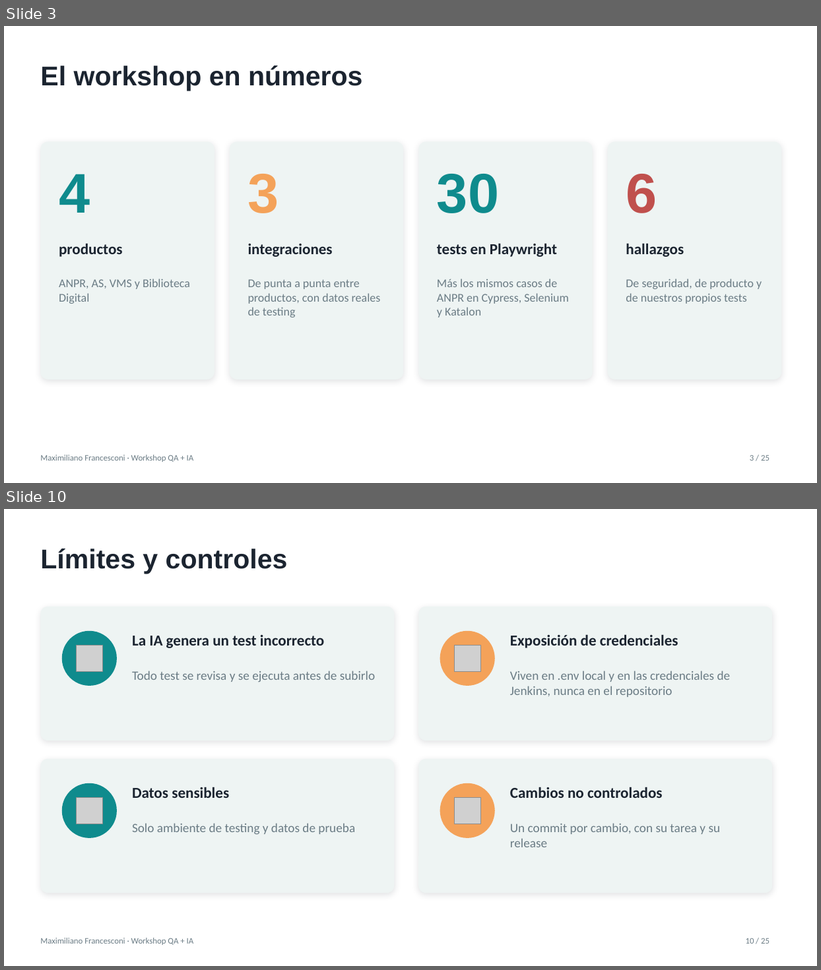
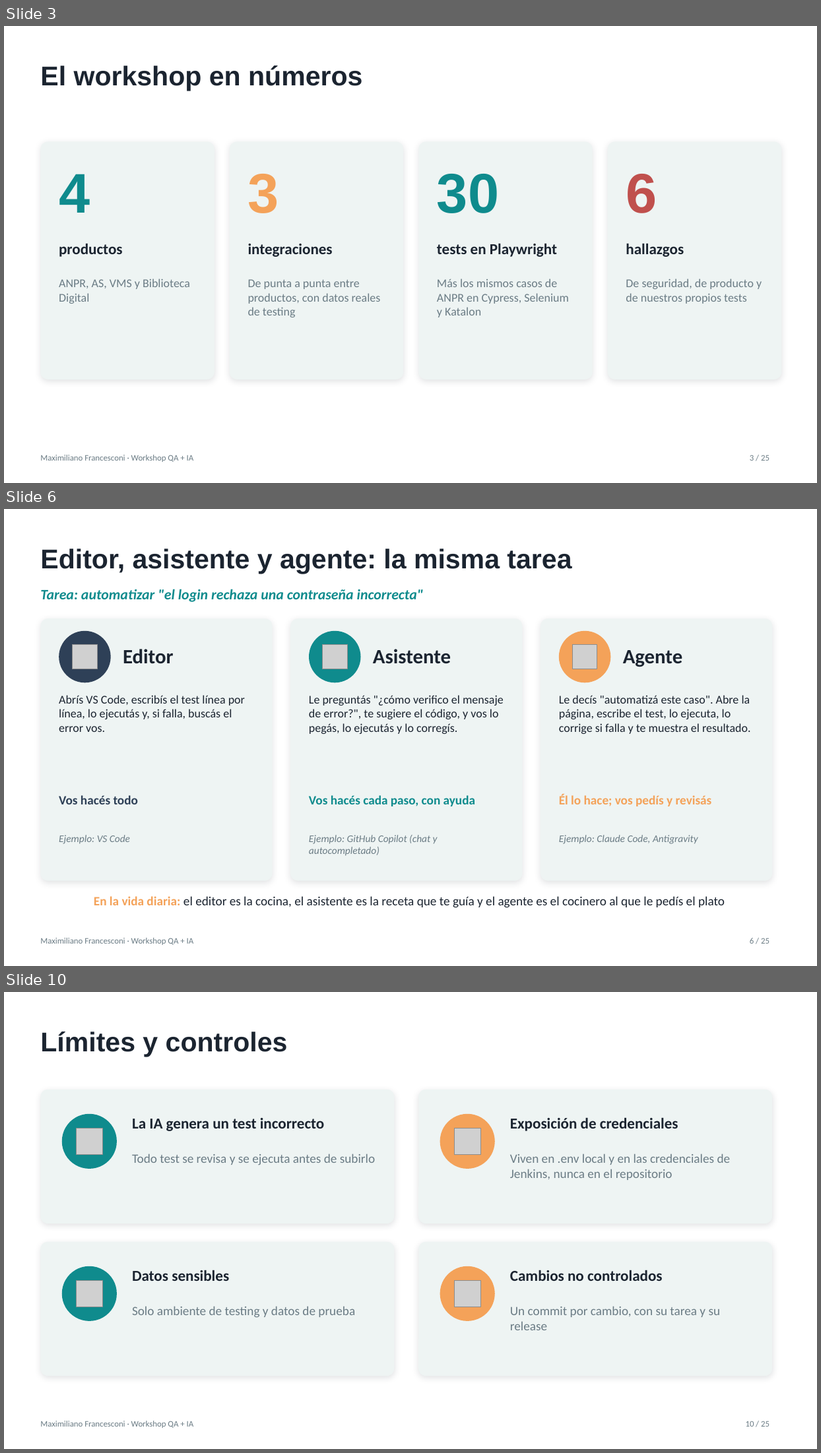
Before and after one commit to maximilianofni/qa-ai-workshop, a slide deck: docs/Workshop-QA-IA.pptx. Shown one above the other, each under a label of ours: slides 3 and 10 before the commit, slides 3, 6 and 10 after it; the slides between them are not shown. The pictures are 821x970 and 821x1453 pixels, drawn with LibreOffice and Linux fonts; fonts in the diff are those of the drawing; grey boxes stand for pictures. Boxes give left, top, right and bottom in pixels: in the first picture for what was removed or moved away, otherwise in the second. Text is boxed around its words. In the diff, an @@ line names an element or a change of style, - is before the commit and + after.

```diff
--- a/docs/Workshop-QA-IA.pptx
+++ b/docs/Workshop-QA-IA.pptx
@@ slide 6 added at [4,509,817,966], background #FFFFFF; not listed: 2 template elements that a slide beside it also shows @@
@@ title added at [40,549,572,574], 32 pt, text #1B2430, bold @@
+Editor, asistente y agente: la misma tarea
@@ text added at [40,589,424,602], 17 pt, text #0F8B8D, bold, italic @@
+Tarea: automatizar "el login rechaza una contraseña incorrecta"
@@ rounded rectangle added at [40,619,273,881], fill #EEF4F3 @@
@@ rounded rectangle added at [290,619,523,881], fill #EEF4F3 @@
@@ rounded rectangle added at [541,619,773,881], fill #EEF4F3 @@
@@ ellipse added at [59,631,111,683], fill #2E4057 @@
@@ picture added at [73,644,97,669] @@
@@ ellipse added at [309,631,361,683], fill #0F8B8D @@
@@ picture added at [322,644,347,669] @@
@@ ellipse added at [559,631,611,683], fill #F4A259 @@
@@ picture added at [572,644,597,669] @@
@@ text added at [123,649,174,664], 24 pt, text #1B2430, bold @@
+Editor
@@ text added at [373,649,451,664], 24 pt, text #1B2430, bold @@
+Asistente
@@ text added at [623,650,682,667], 24 pt, text #1B2430, bold @@
+Agente
@@ text added at [59,695,245,732], 14 pt, text #1B2430 @@
+Abrís VS Code, escribís el test línea por línea, lo ejecutás y, si falla, buscás el error vos.
@@ text added at [309,695,504,734], 14 pt, text #1B2430 @@
+Le preguntás "¿cómo verifico el mensaje de error?", te sugiere el código, y vos lo pegás, lo ejecutás y lo corregís.
@@ text added at [559,695,750,734], 14 pt, text #1B2430 @@
+Le decís "automatizá este caso". Abre la página, escribe el test, lo ejecuta, lo corrige si falla y te muestra el resultado.
@@ text added at [59,795,138,805], 15 pt, text #2E4057, bold @@
+Vos hacés todo
@@ text added at [309,795,475,807], 15 pt, text #0F8B8D, bold @@
+Vos hacés cada paso, con ayuda
@@ text added at [559,795,712,807], 15 pt, text #F4A259, bold @@
+Él lo hace; vos pedís y revisás
@@ text added at [59,835,130,844], 12 pt, text #6B7C85, italic @@
+Ejemplo: VS Code
@@ text added at [309,835,438,856], 12 pt, text #6B7C85, italic @@
+Ejemplo: GitHub Copilot (chat y autocompletado)
@@ text added at [559,835,698,844], 12 pt, text #6B7C85, italic @@
+Ejemplo: Claude Code, Antigravity
@@ text added at [94,896,725,908], 15 pt, text #1B2430 @@
+En la vida diaria: el editor es la cocina, el asistente es la receta que te guía y el agente es el cocinero al que le pedís el plato
@@ page number added at [750,938,754,944], 10 pt, text #6B7C85 @@
+6
```
Also in this commit, not shown: 6 slides changed, 2 other slides added, 3 slides removed, 3 other files.
